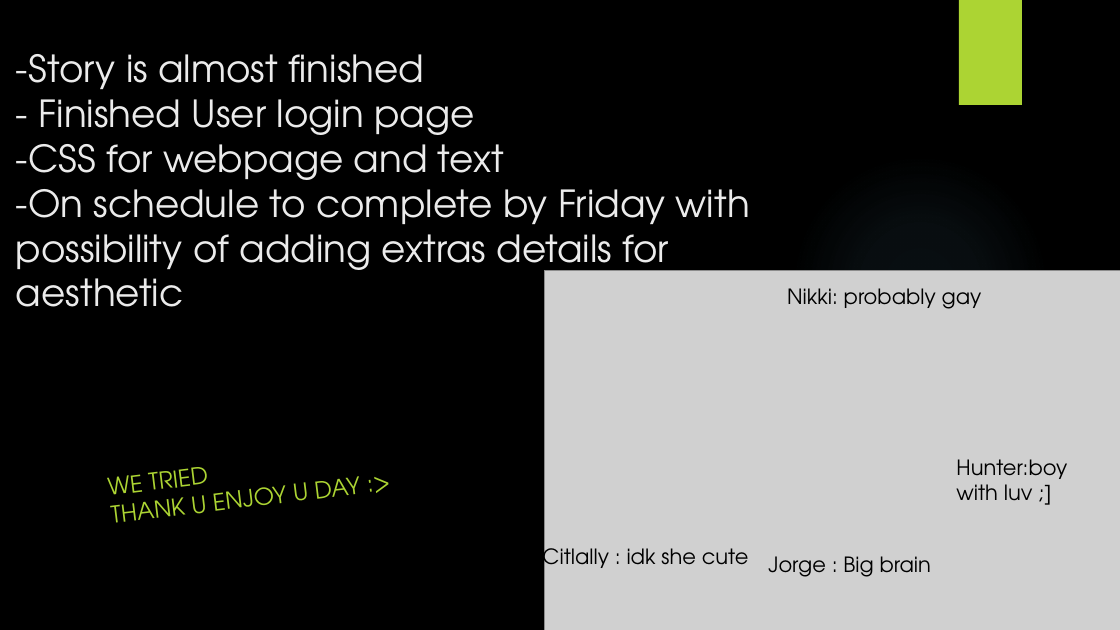
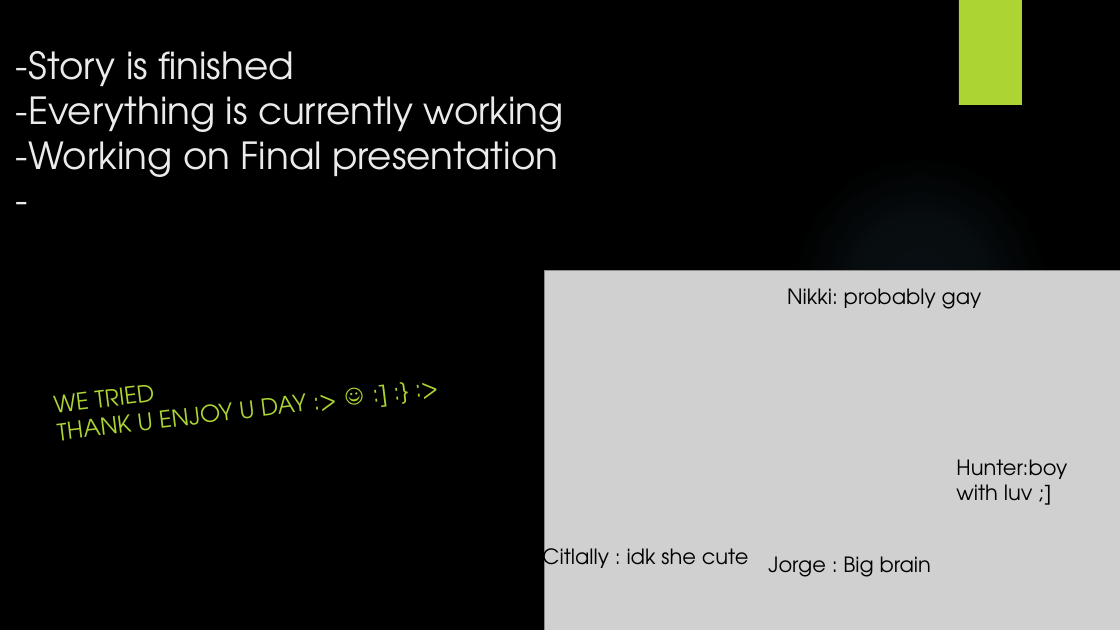
Before and after one commit to jamesbertel/CSSI2019-Team1-ButterflyEffect, a slide deck: slide 2 of Companion_day3.pptx. Drawn at 1120x630 pixels with LibreOffice and Linux fonts; fonts in the diff are those of the drawing; grey boxes stand for pictures; background and template pictures are left out. Boxes give left, top, right and bottom in pixels: in the first picture for what was removed or moved away, otherwise in the second. Text is boxed around its words. In the diff, an @@ line names an element or a change of style, - is before the commit and + after.

```diff
--- a/Companion_day3.pptx
+++ b/Companion_day3.pptx
@@ title at bbox=[16, 51, 564, 177]: text changed @@
--Story is almost finished
-- Finished User login page
--CSS for webpage and text
--On schedule to complete by Friday with possibility of adding extras details for aesthetic
+-Story is finished
+-Everything is currently working
+-Working on Final presentation
+-
@@ subtitle at bbox=[55, 385, 255, 431]: text changed @@
-WE TRIED
-THANK U ENJOY U DAY :>
+WE TRIED
+THANK U ENJOY U DAY :> ☺ :] :} :>
```
Also in this commit, not shown: 1 other slide changed.
